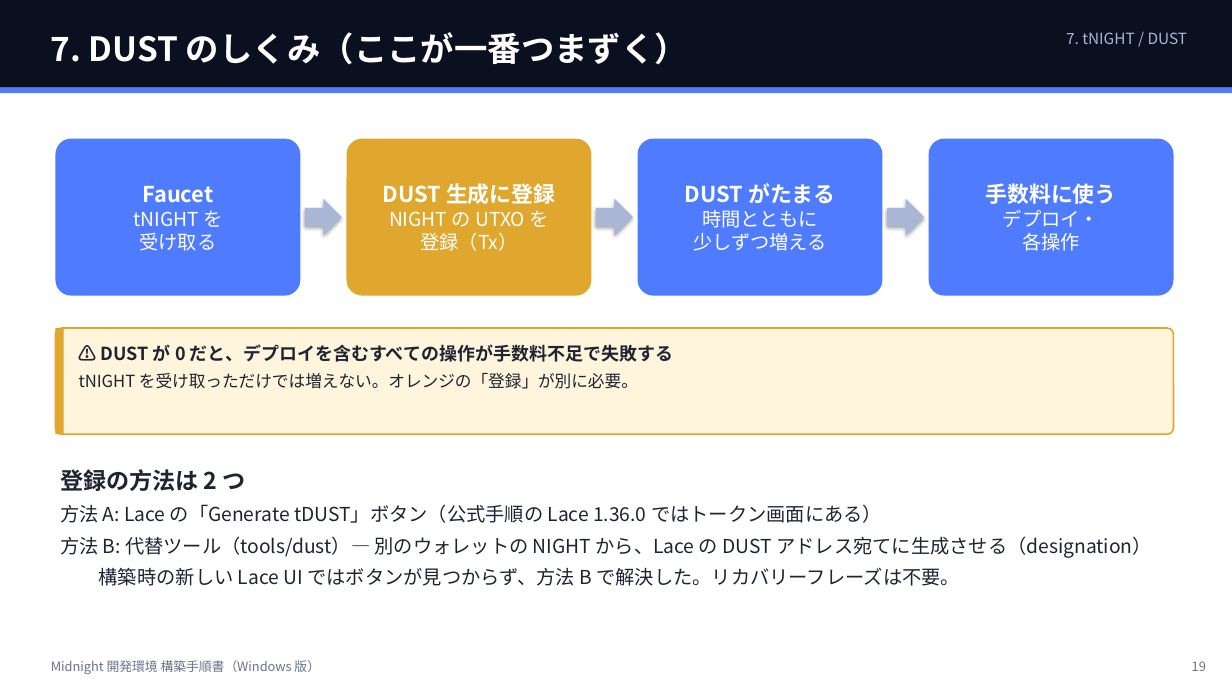
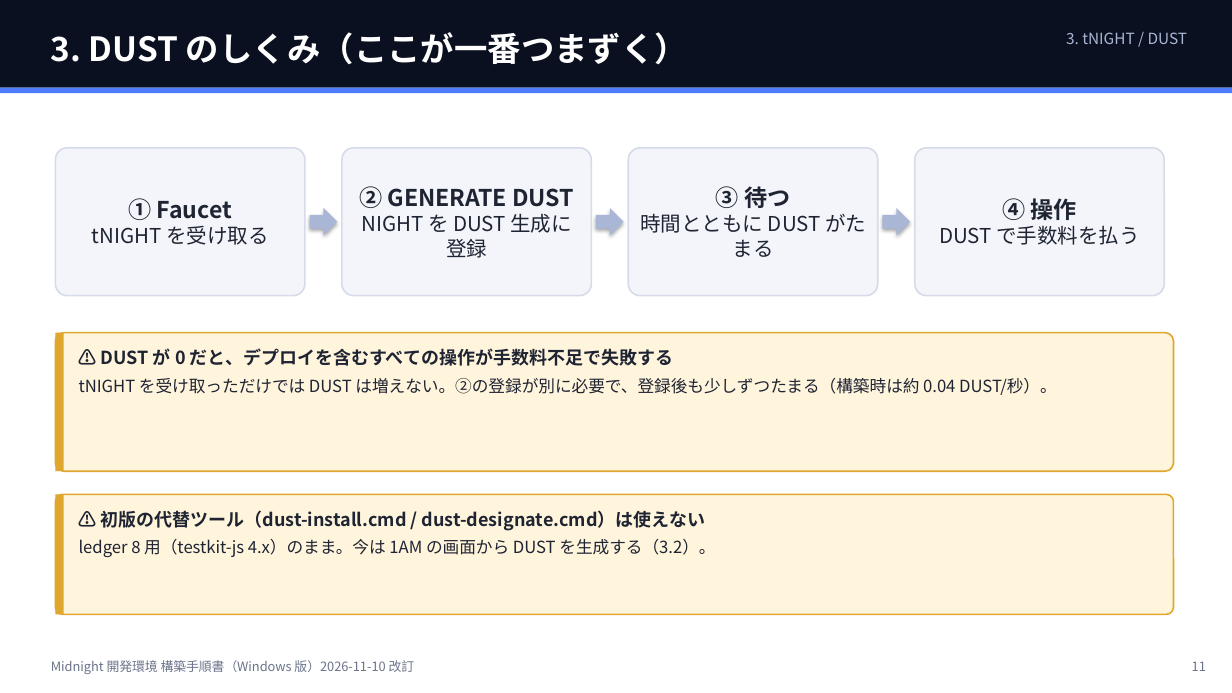
Before and after one commit to 101nimura/midnight_td_demo, a slide deck: slide 11 of docs/SETUP.pptx (slide 19 before the commit). Drawn at 1232x693 pixels with LibreOffice and Linux fonts; fonts in the diff are those of the drawing. Boxes give left, top, right and bottom in pixels: in the first picture for what was removed or moved away, otherwise in the second. Text is boxed around its words. In the diff, an @@ line names an element or a change of style, - is before the commit and + after.

```diff
--- a/docs/SETUP.pptx
+++ b/docs/SETUP.pptx
@@ text at [51,32,688,64]: text changed @@
-7. DUST のしくみ（ここが一番つまずく）
+3. DUST のしくみ（ここが一番つまずく）
@@ text at [1066,32,1188,44]: text changed @@
-7. tNIGHT / DUST
+3. tNIGHT / DUST
@@ rounded rectangle "① Faucet": place and size @@
-rounded rectangle "① Faucet" at [55,139,300,296]
+rounded rectangle "① Faucet" at [55,148,305,296]
@@ rounded rectangle "② GENERATE DUST": place and size @@
-rounded rectangle "② GENERATE DUST" at [347,139,592,296]
+rounded rectangle "② GENERATE DUST" at [342,148,592,296]
@@ rounded rectangle "② GENERATE DUST" at [342,148,592,296]: fill #E0A72E to #F3F5FA; outline none to #D5DBE8 1.25 pt; proportions changed @@
@@ rounded rectangle "③ 待つ": place and size @@
-rounded rectangle "③ 待つ" at [638,139,883,296]
+rounded rectangle "③ 待つ" at [628,148,878,296]
@@ fill #4F7CFF to #F3F5FA; outline none to #D5DBE8 1.25 pt; proportions changed in 3 elements at [55,148,305,296], [628,148,878,296], [915,148,1165,296] @@
@@ rounded rectangle "④ 操作": place and size @@
-rounded rectangle "④ 操作" at [929,139,1174,296]
+rounded rectangle "④ 操作" at [915,148,1165,296]
@@ text in rounded rectangle at [92,198,268,245]: text changed; size 15 to 16 pt; text colour #FFFFFF to #1F2433 @@
-Faucet
-tNIGHT を
-受け取る
+① Faucet
+tNIGHT を受け取る
@@ right arrow: place and size @@
-right arrow at [305,199,342,236]
+right arrow at [310,208,337,236]
@@ text in rounded rectangle at [359,186,574,258]: text changed; size 15 to 16 pt; text colour #FFFFFF to #1F2433 @@
-DUST 生成に登録
-NIGHT の UTXO を
-登録（Tx）
+② GENERATE DUST
+NIGHT を DUST 生成に登録
@@ right arrow: place and size @@
-right arrow at [596,199,633,236]
+right arrow at [596,208,624,236]
@@ text in rounded rectangle at [640,186,866,257]: text changed; size 15 to 16 pt; text colour #FFFFFF to #1F2433 @@
-DUST がたまる
-時間とともに
-少しずつ増える
+③ 待つ
+時間とともに DUST がたまる
@@ right arrow: place and size @@
-right arrow at [887,199,924,236]
+right arrow at [883,208,910,236]
@@ text in rounded rectangle at [939,198,1139,245]: text changed; size 15 to 16 pt; text colour #FFFFFF to #1F2433 @@
-手数料に使う
-デプロイ・
-各操作
+④ 操作
+DUST で手数料を払う
@@ rounded rectangle: place and size @@
-rounded rectangle at [55,328,1174,434]
+rounded rectangle at [55,333,1174,471]
@@ rectangle: place and size @@
-rectangle at [55,328,64,434]
+rectangle at [55,333,64,471]
@@ text at [79,378,1057,395]: text changed @@
-tNIGHT を受け取っただけでは増えない。オレンジの「登録」が別に必要。
+tNIGHT を受け取っただけでは DUST は増えない。②の登録が別に必要で、登録後も少しずつたまる（構築時は約 0.04 DUST/秒）。
@@ text in rounded rectangle at [60,469,1152,586]: text removed @@
-登録の方法は 2 つ
-方法 A: Lace の「Generate tDUST」ボタン（公式手順の Lace 1.36.0 ではトークン画面にある）
-方法 B: 代替ツール（tools/dust）— 別のウォレットの NIGHT から、Lace の DUST アドレス宛てに生成させる（designation）
-構築時の新しい Lace UI ではボタンが見つからず、方法 B で解決した。リカバリーフレーズは不要。
@@ rounded rectangle: place and size @@
-rounded rectangle at [60,469,1152,586]
+rounded rectangle at [55,494,1174,615]
@@ rounded rectangle at [55,494,1174,615]: fill none to #FFF4DC; outline none to #E0A72E 1.25 pt @@
@@ rectangle added at [55,494,64,615], fill #E0A72E @@
@@ text added at [79,510,715,557], 13 pt, text #1F2433 @@
+⚠ 初版の代替ツール（dust-install.cmd / dust-designate.cmd）は使えない
+ledger 8 用（testkit-js 4.x）のまま。今は 1AM の画面から DUST を生成する（3.2）。
@@ text at [51,660,415,674]: text changed @@
-Midnight 開発環境 構築手順書（Windows 版）
+Midnight 開発環境 構築手順書（Windows 版）2026-11-10 改訂
@@ text at [1192,661,1206,671]: text changed @@
-19
+11
```
Also in this commit, not shown: 15 other slides changed, 10 slides added, 13 slides removed, 12 other files.
